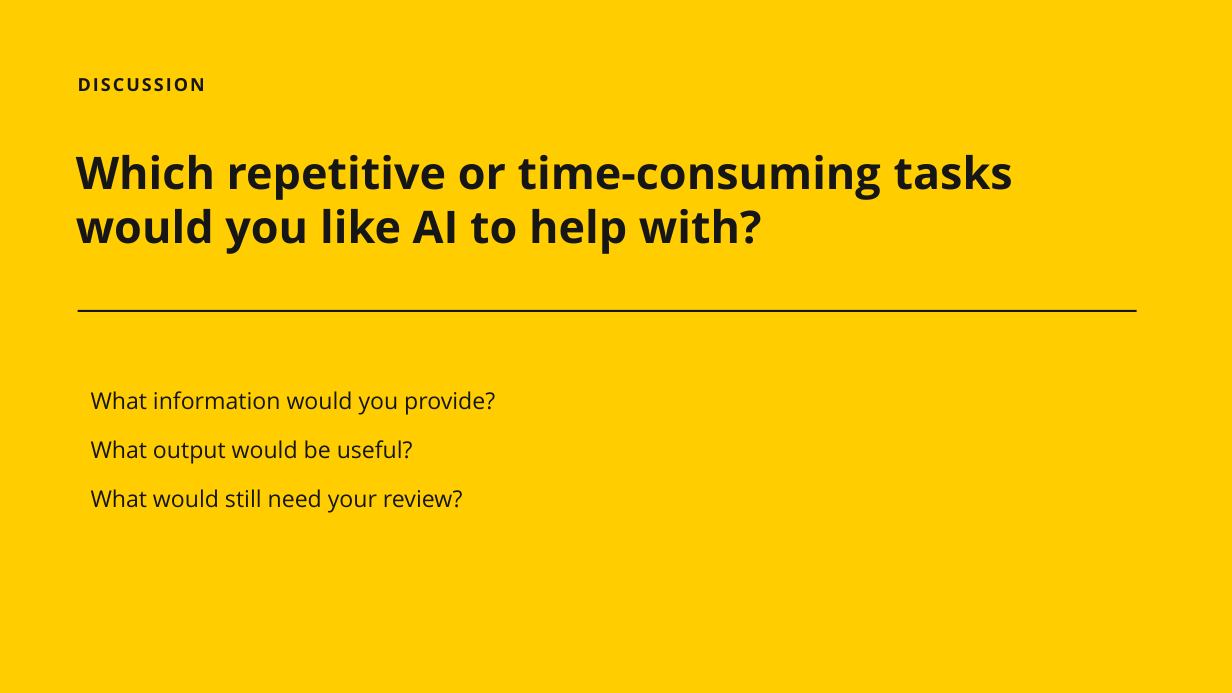
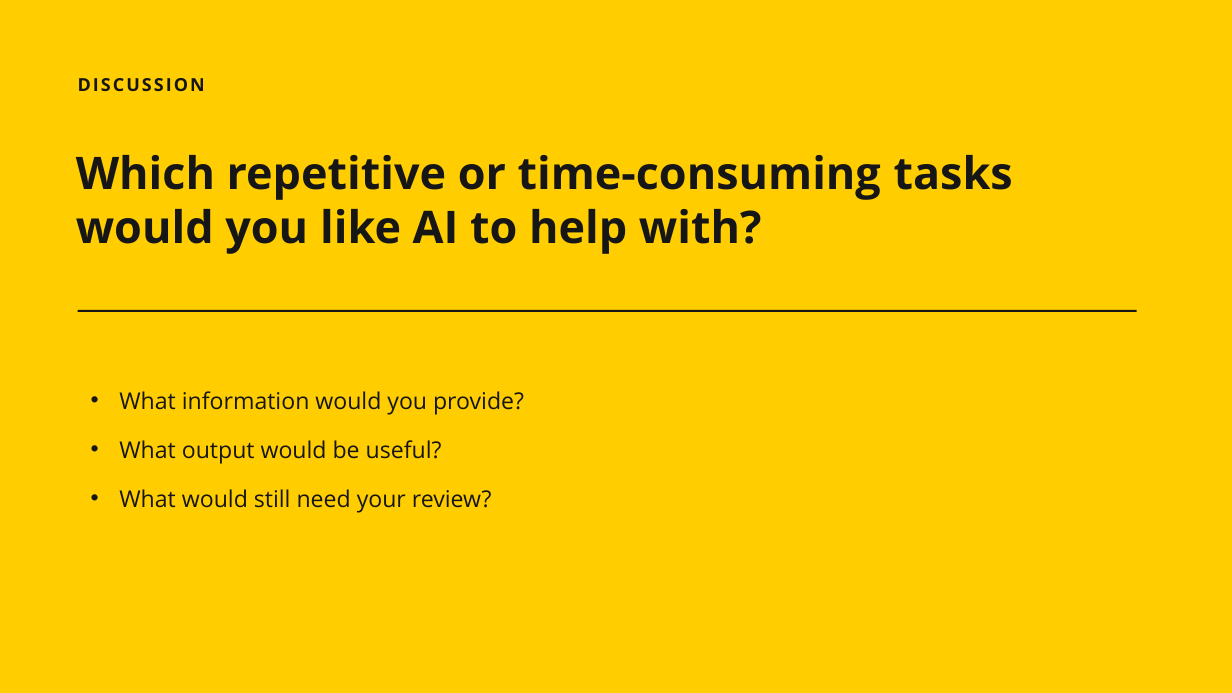
Before and after one commit to zgrtgy/msds-awayday-tutorial, a slide deck: slide 11 of slides/UU_AI_Chat_Admin_Intro.pptx (slide 10 before the commit). Drawn at 1232x693 pixels with LibreOffice and Linux fonts; fonts in the diff are those of the drawing. Boxes give left, top, right and bottom in pixels: in the first picture for what was removed or moved away, otherwise in the second. Text is boxed around its words. In the diff, an @@ line names an element or a change of style, - is before the commit and + after.

```diff
--- a/slides/UU_AI_Chat_Admin_Intro.pptx
+++ b/slides/UU_AI_Chat_Admin_Intro.pptx
@@ bullet none to • in 3 elements at (119,391,524,414), (119,440,442,463), (119,489,492,512) @@
```
Also in this commit, not shown: 9 other slides changed, 1 slide added, 2 other files.
